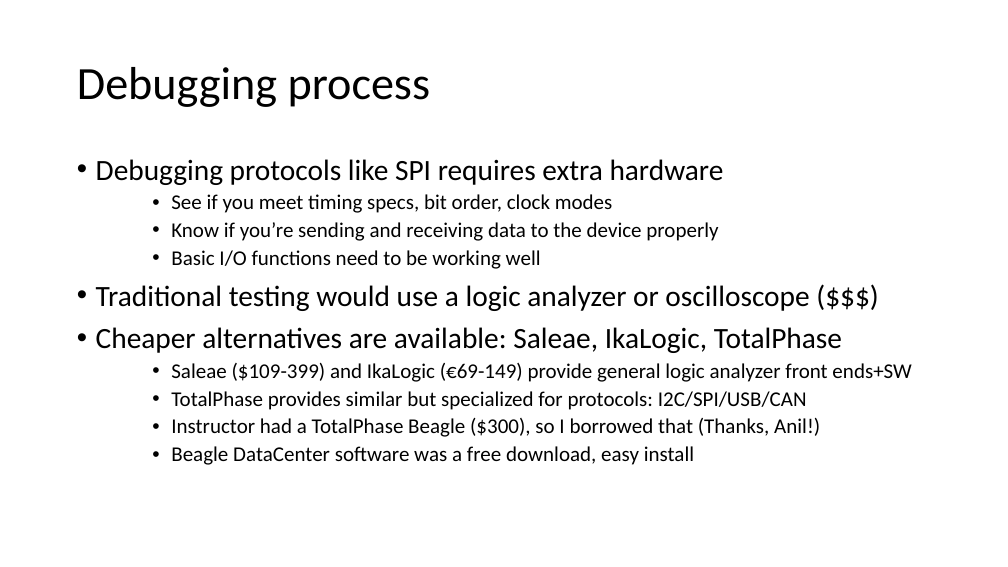
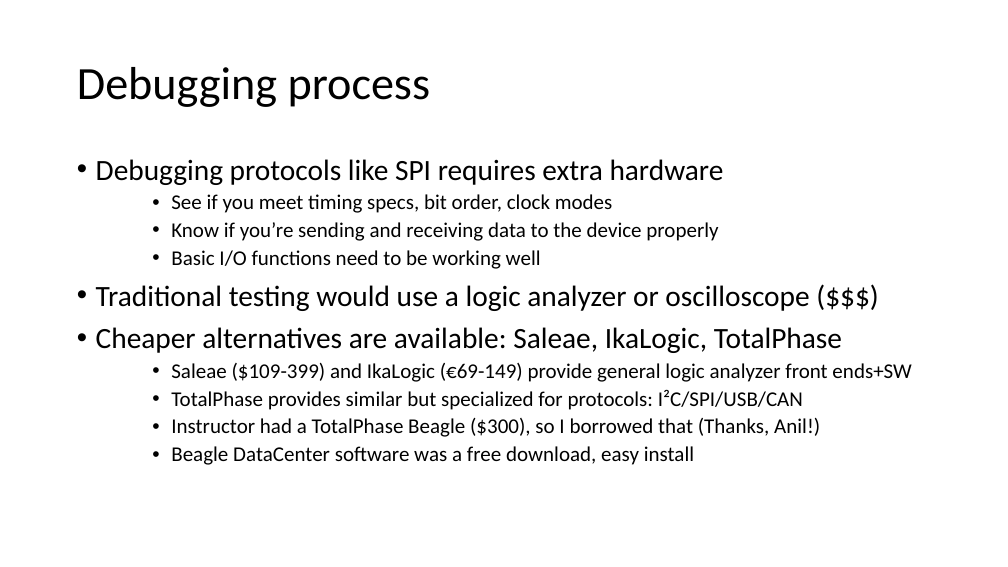
Before and after one commit to EmbeddedSystemClass/FinalProject5381, a slide deck: slide 35 of Final Project 5381.pptx (slide 21 before the commit). Drawn at 1008x567 pixels with LibreOffice and Linux fonts; fonts in the diff are those of the drawing. Boxes give left, top, right and bottom in pixels: in the first picture for what was removed or moved away, otherwise in the second. Text is boxed around its words. In the diff, an @@ line names an element or a change of style, - is before the commit and + after.

```diff
--- a/Final Project 5381.pptx
+++ b/Final Project 5381.pptx
@@ text at box(171, 389, 803, 410): text changed @@
-    • TotalPhase provides similar but specialized for protocols: I2C/SPI/USB/CAN
+    • TotalPhase provides similar but specialized for protocols: I²C/SPI/USB/CAN
```
Also in this commit, not shown: 8 other slides changed, 18 slides added.
